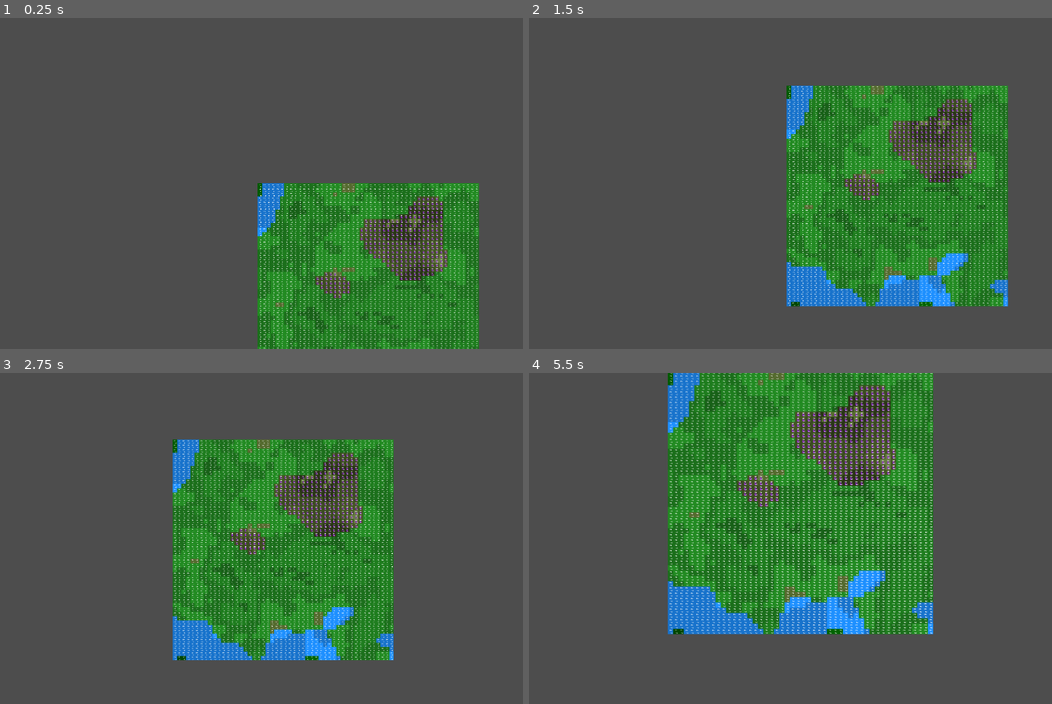
Above: before the commit, frames 1-4 (two rows, left to right).
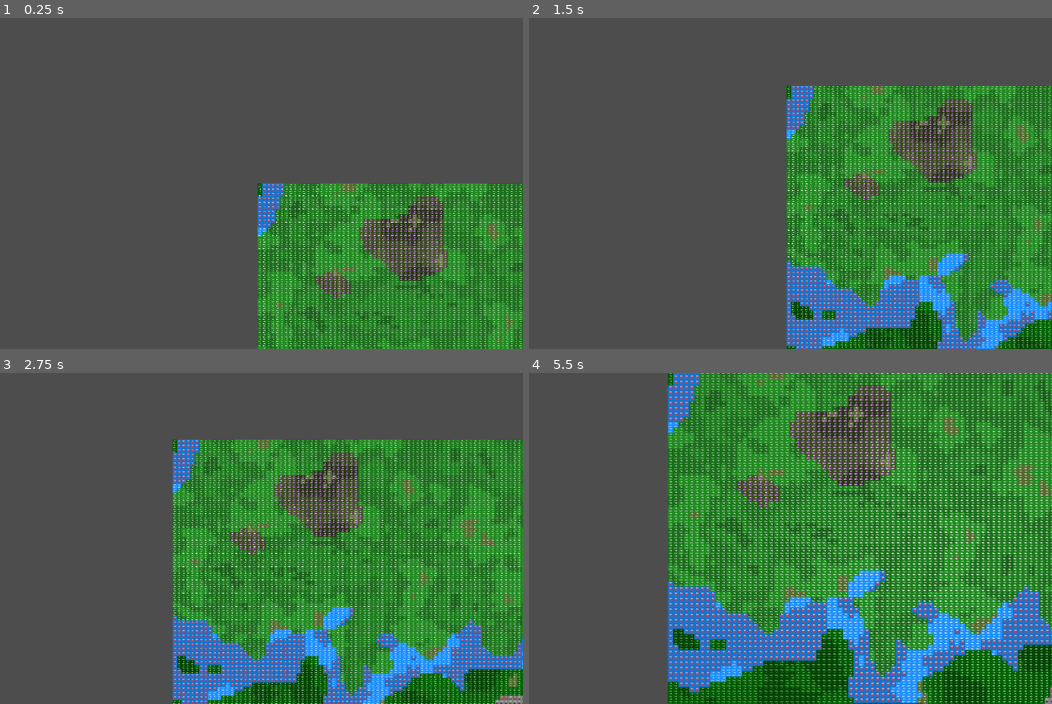
Above: after the commit, the same moments.

Repository: bk-bf/Celestia
Game: Godot game, scene res://scenes/world/tile_map_layer.tscn
Two runs of this game, one before a commit and one after it. Both use one fixed random seed, a clock stepped at 60 frames per second and the inputs below.
Inputs (mouse positions are in pixels of both pictures, inside the frame that each line leads up to):
- Up to frame 1 (0.25 s): no input
- Up to frame 2 (1.5 s): tap Enter at 0.5 s; move the mouse to (905, 166) at 0.52 s; hold S (camera_pan_down) 0.53-1.25 s; click (905, 166) at 0.67 s; drag from (680, 200) to (759, 249) at 1.27 s
- Up to frame 3 (2.75 s): move the mouse to (308, 465) at 2.02 s; hold D (camera_pan_right) from 2.03 s (still down); click (308, 465) at 2.17 s
- Up to frame 4 (5.5 s): release D (camera_pan_right) at 2.75 s; drag from (759, 604) to (628, 488) at 2.77 s; move the mouse to (947, 588) at 3.52 s; hold Mouse wheel up (camera_zoom_in) 3.53-4.25 s; click (947, 588) at 3.67 s; drag from (628, 488) to (706, 455) at 4.27 s; tap Space at 5 s; move the mouse to (811, 538) at 5.02 s; hold S (camera_pan_down) from 5.03 s (still down); click (811, 538) at 5.17 s

The runs differ from the first frame. In frame 1, 7.2% of the frame differs, in the area x 49-100%, y 49-100%; in frame 2, 16%; in frame 3, 29%; in frame 4, 40%, in the area x 26-100%, y 0-100%.
Error before the commit: Invalid access to property or key 'walkable' on a base object of type 'Nil'. (res://src/world/generation/pathfinder.gd:21)

Commit message:
refactor: Update scene and configuration for larger map dimensions, enhance pathfinding logic through adding a maximum tiles check limit, and improve movement cost display

Diff:
--- a/project.godot
+++ b/project.godot
@@ -11,7 +11,7 @@
 [application]
 
 config/name="fantasy_colony_sim"
-run/main_scene="uid://gwfgmxjdlnks"
+run/main_scene="res://scenes/world/tile_map_layer.tscn"
 config/features=PackedStringArray("4.4", "Forward Plus")
 config/icon="res://icon.svg"
 
--- a/scenes/world/tile_map_layer.tscn
+++ b/scenes/world/tile_map_layer.tscn
@@ -8,14 +8,15 @@
 
 [node name="Map" type="Node2D" parent="."]
 script = ExtResource("1_r2gvn")
-map_lengh = 50
-map_height = 50
+map_lengh = 200
+map_height = 200
 show_grid_lines = false
 show_coordinate_numbers = false
+show_density_values = false
 
 [node name="Camera2D" type="Camera2D" parent="Map"]
 script = ExtResource("2_r2gvn")
-max_zoom = 8.0
+max_zoom = 15.0
 zoom_speed = 0.2
 
 [node name="Pathfinder" type="Node2D" parent="Map"]
--- a/src/world/generation/pathfinder.gd
+++ b/src/world/generation/pathfinder.gd
@@ -5,8 +5,25 @@
 var open_set: Array = []
 var closed_set: Array = []
 
+var max_search_limit: int = 1000 # Default fallback value
+
 func _init(grid_reference: Grid):
 	grid = grid_reference
+	# Automatically calculate appropriate search limit based on grid size
+	max_search_limit = calculate_max_search_limit(grid.width, grid.height)
+	print("Pathfinder initialized with max search limit: " + str(max_search_limit))
+
+func calculate_max_search_limit(width: int, height: int) -> int:
+	# Base limit for a 100x100 map (10,000 tiles)
+	var base_limit = 1000
+	# Scale factor: number of tiles divided by 10000
+	var scale_factor = (width * height) / 10000.0
+	# Calculate limit with scaling
+	var limit = int(base_limit * scale_factor)
+	# Clamp limit between minimum and maximum values
+	limit = max(500, min(limit, 10000))
+
+	return limit
 
 func find_path(start_pos: Vector2, end_pos: Vector2) -> Array:
 	# Reset sets
@@ -16,6 +33,11 @@
 	# Get start and end tiles
 	var start_tile = grid.get_tile(start_pos)
 	var end_tile = grid.get_tile(end_pos)
+
+	# Check if tiles exist
+	if start_tile == null or end_tile == null:
+		print("Warning: Invalid coordinates provided to pathfinder")
+		return []
 
 	# If start or end isn't walkable, return empty path
 	if not start_tile.walkable or not end_tile.walkable:
@@ -30,7 +52,14 @@
 	# Add start tile to open set
 	open_set.append(start_tile)
 
+	var tiles_searched = 0
 	while open_set.size() > 0:
+		# Increment counter and check against limit
+		tiles_searched += 1
+		if tiles_searched > max_search_limit:
+			print("Pathfinding aborted: Max search limit reached (" + str(max_search_limit) + " tiles)")
+			return []  # Return empty path when limit is reached
+
 		var current_tile = get_lowest_f_cost_tile()
 
 		# If we reached the end
@@ -67,7 +96,14 @@
 func calculate_distance(tile_a: Tile, tile_b: Tile) -> float:
 	var pos_a = tile_a.get_coordinates()
 	var pos_b = tile_b.get_coordinates()
-	return abs(pos_a.x - pos_b.x) + abs(pos_a.y - pos_b.y)
+
+	# For diagonal movement, use Chebyshev or Octile distance instead of Manhattan
+	var dx = abs(pos_a.x - pos_b.x)
+	var dy = abs(pos_a.y - pos_b.y)
+	# Octile distance (recommended)
+	#return 1.0 * (dx + dy) + (1.414 - 2.0 * 1.0) * min(dx, dy)
+	# Alternative: Chebyshev distance (diagonals cost same as orthogonal)
+	return max(abs(pos_a.x - pos_b.x), abs(pos_a.y - pos_b.y))
 
 func get_lowest_f_cost_tile() -> Tile:
 	var lowest_cost_tile = open_set[0]
--- a/src/world/generation/pathfinder_tester.gd
+++ b/src/world/generation/pathfinder_tester.gd
@@ -5,7 +5,7 @@
 var debug_path = []
 var start_point = null
 @onready var map = get_parent()  # Reference to Map node
-@onready var nav_agent = get_parent().get_node("NavigationAgent2D")
+@onready var nav_agent = get_node("/root/Game/Map/NavigationAgent2D")
 
 func _ready():
 	# Wait until map generation is complete
@@ -33,7 +33,7 @@
 
 			# Calculate and visualize path
 			debug_path = pathfinder.find_path(start_point, end_point)
-			print("Path calculated with " + str(debug_path.size()) + " points")
+			# print("Path calculated with " + str(debug_path.size()) + " points")
 
 			# Reset for next test
 			start_point = null
--- a/src/world/map_gen.gd
+++ b/src/world/map_gen.gd
@@ -10,6 +10,7 @@
 @export var show_coordinate_numbers: bool = true
 @export var show_terrain_letters: bool = true
 @export var show_density_values: bool = true
+@export var show_movement_costs: bool = true
 
 @export var cell_size: Vector2 = Vector2(16, 16)
 @export var seed: int = 0 # If left as 0, a random seed will be used
@@ -245,6 +246,52 @@
 				if camera.zoom.x <= zoom_threshold * 1.5:
 					draw_string(custom_font, density_pos, density_str, HORIZONTAL_ALIGNMENT_RIGHT, -1, font_size_density, density_color)
 
+			# Movement cost display or walkability indicator
+			if show_movement_costs:
+						# Calculate tile pixel positions
+						var tile_x = x * cell_size.x
+						var tile_y = y * cell_size.y
+
+						if tile.walkable:
+							# For walkable tiles, show movement cost
+							var movement_cost = 1.0
+							if tile.terrain_type in terrain_database.terrain_definitions:
+								movement_cost = terrain_database.terrain_definitions[tile.terrain_type].get("movement_cost", 1.0)
+
+							# Format as percentage
+							var cost_str = str(int(movement_cost * 100)) + "%"
+							var font_size_cost = 4
+
+							# Position in bottom-left corner with padding
+							var cost_pos = Vector2(
+								tile_x + 2,  # 2 pixels from left edge
+								tile_y + cell_size.y - 2  # 2 pixels from bottom edge
+							)
+
+							# Use contrasting color for visibility
+							var cost_color = Color.WHITE
+							if tile.is_water():
+								cost_color = Color.WHITE
+							elif tile.terrain_type == "mountain":
+								cost_color = Color.BLACK
+
+							if camera.zoom.x <= zoom_threshold * 1.5:
+								draw_string(custom_font, cost_pos, cost_str, HORIZONTAL_ALIGNMENT_LEFT, -1, font_size_cost, cost_color)
+						else:
+							# For non-walkable tiles, draw a red X
+							var red_color = Color(1.0, 0.2, 0.2, 0.9)  # Bright red
+							var padding = 4  # Padding from edges
+
+							# Draw X lines
+							var x1 = tile_x + padding
+							var y1 = tile_y + padding
+							var x2 = tile_x + cell_size.x - padding
+							var y2 = tile_y + cell_size.y - padding
+
+							# Line 1: top-left to bottom-right
+							draw_line(Vector2(x1, y1), Vector2(x2, y2), red_color, 2.0)
+							# Line 2: bottom-left to top-right
+							draw_line(Vector2(x1, y2), Vector2(x2, y1), red_color, 2.0)
 			# Terrain/subterrain type display
 			if show_terrain_letters:
 				# Get first letter of terrain and subterrain
--- a/src/world/terrain/grid.gd
+++ b/src/world/terrain/grid.gd
@@ -71,22 +71,41 @@
 	tile.x = coords.x
 	tile.y = coords.y
 
-# Get neighboring tiles (4-way: north, east, south, west)
+# Get neighboring tiles (8-way: north, east, south, west and diagonals)
 func get_neighbors(coords: Vector2i) -> Array:
 	var neighbors = []
 	var directions = [
 		Vector2i(0, -1),  # North
 		Vector2i(1, 0),   # East
 		Vector2i(0, 1),   # South
-		Vector2i(-1, 0)   # West
+		Vector2i(-1, 0),  # West
+		Vector2i(1, -1),  # Northeast
+		Vector2i(1, 1),   # Southeast
+		Vector2i(-1, 1),  # Southwest
+		Vector2i(-1, -1)  # Northwest
 	]
 
 	for dir in directions:
 		var neighbor_coords = coords + dir
 		if is_valid_coordinates(neighbor_coords):
-			neighbors.append(get_tile(neighbor_coords))
+			var neighbor = get_tile(neighbor_coords)
+
+			# For diagonal movement, check if we're cutting through walls
+			if abs(dir.x) == 1 and abs(dir.y) == 1:
+				# Check the two adjacent orthogonal tiles
+				var ortho1 = get_tile(Vector2i(coords.x + dir.x, coords.y))
+				var ortho2 = get_tile(Vector2i(coords.x, coords.y + dir.y))
+
+				# Only allow diagonal if at least one orthogonal neighbor is walkable
+				if (ortho1 != null and ortho1.walkable) or (ortho2 != null and ortho2.walkable):
+					neighbors.append(neighbor)
+			else:
+				# Orthogonal movement is always allowed
+				neighbors.append(neighbor)
 
 	return neighbors
+
+
 
 # Get all 8 surrounding tiles
 func get_neighbors_surrounding(coords: Vector2i) -> Array:
--- a/test_map.tres
+++ b/test_map.tres
@@ -5,14 +5,14 @@
 
 [sub_resource type="Resource" id="Resource_cnwnv"]
 script = ExtResource("2_t58h8")
-width = 50
-height = 50
+width = 200
+height = 200
 cell_size = Vector2(16, 16)
 chunk_size = 16
 
 [resource]
 script = ExtResource("1_ioop6")
 terrain_grid = SubResource("Resource_cnwnv")
-map_seed = 3786406743
+map_seed = 3407859785
 map_name = "Celestia Map"
-map_size = Vector2i(50, 50)
+map_size = Vector2i(200, 200)
Not shown: 1 places in scenes/world/tile_map_layer.tscn that only renumber resources
